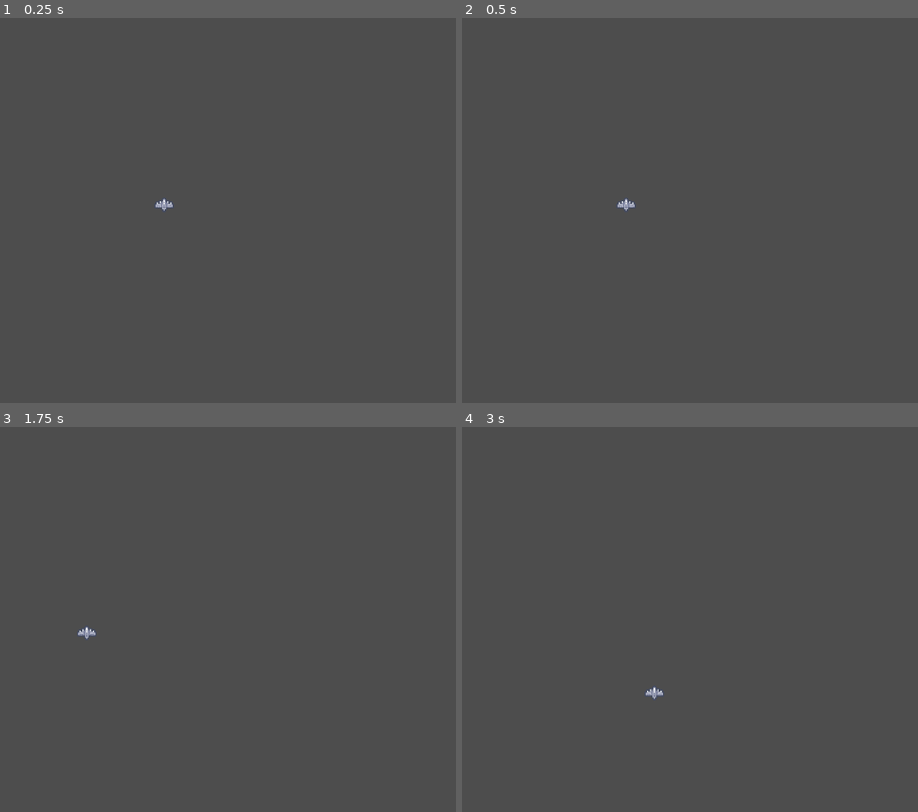
Above: before the commit, frames 1-4 (two rows, left to right).
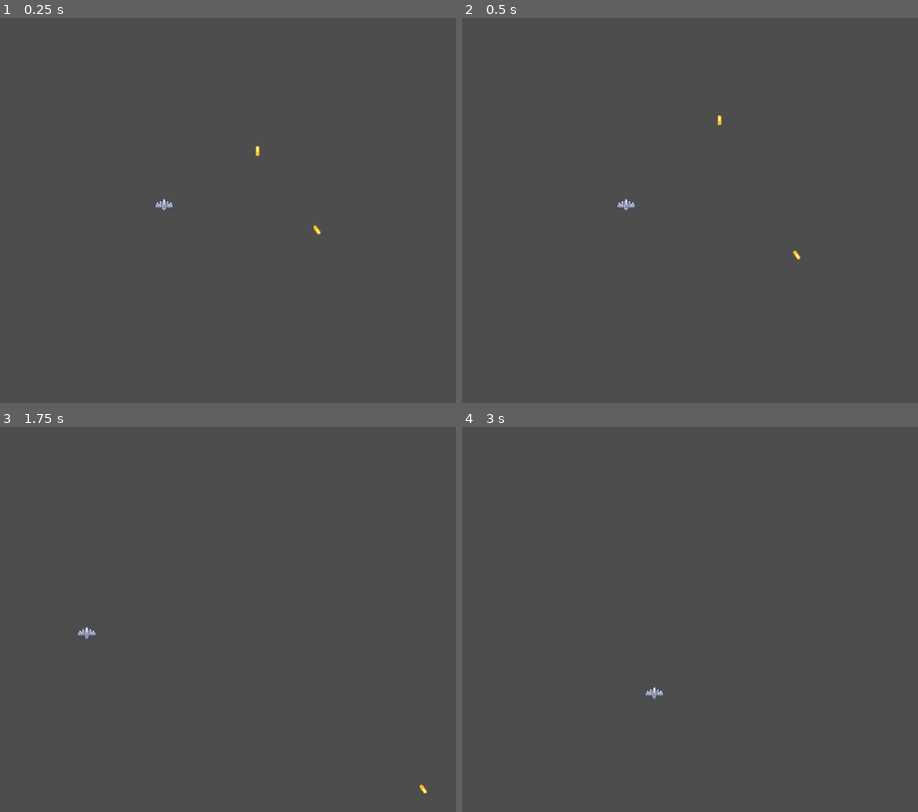
Above: after the commit, the same moments.

Repository: Trouperton/PIXELWINGS
Game: Godot game, scene res://Scenes/Test Scene.tscn
The game is run twice, just before and just after one commit, with the same random seed, the same clock (stepped at 60 frames per second) and the same inputs. The project has no main scene, so this scene is started directly.
Inputs (mouse positions are in pixels of both pictures, inside the frame that each line leads up to):
- Up to frame 1 (0.25 s): no input
- Up to frame 2 (0.5 s): no input
- Up to frame 3 (1.75 s): tap Enter at 0.5 s; move the mouse to (383, 592) at 0.52 s; click (383, 592) at 0.67 s; tap Space at 1.25 s; move the mouse to (86, 634) at 1.27 s; click (86, 634) at 1.42 s
- Up to frame 4 (3 s): tap Enter at 2 s; move the mouse to (762, 527) at 2.02 s; click (762, 527) at 2.17 s; tap Space at 2.75 s; move the mouse to (653, 692) at 2.77 s; click (653, 692) at 2.92 s

The runs differ from the first frame. In frame 1, less than 0.1% of the frame differs, in the area x 55-71%, y 33-57%; in frame 2, less than 0.1%; in frame 3, less than 0.1%; in frame 4, nothing differs.

Commit message:
Added movement to bullet
Added a script responsible for the movement of the bullet object in the game.

Diff:
--- a/Scenes/Prefabs/Bullet.tscn
+++ b/Scenes/Prefabs/Bullet.tscn
@@ -1,12 +1,14 @@
-[gd_scene load_steps=3 format=3 uid="uid://r6wjdi3pxouw"]
+[gd_scene load_steps=4 format=3 uid="uid://r6wjdi3pxouw"]
 
+[ext_resource type="Script" path="res://Scripts/Bullet.gd" id="1_muigr"]
 [ext_resource type="Texture2D" uid="uid://dcoqrgsqtfpra" path="res://Assets/Sprites/Objects/Projectiles/Bullet_1.tres" id="1_xdbxw"]
 
 [sub_resource type="CapsuleShape2D" id="CapsuleShape2D_8217m"]
 radius = 3.0
 height = 16.0
 
-[node name="Area2D" type="Area2D"]
+[node name="Bullet" type="Area2D"]
+script = ExtResource("1_muigr")
 
 [node name="Sprite2D" type="Sprite2D" parent="."]
 texture = ExtResource("1_xdbxw")
--- a/Scenes/Test Scene.tscn
+++ b/Scenes/Test Scene.tscn
@@ -1,8 +1,16 @@
-[gd_scene load_steps=2 format=3 uid="uid://duayu5ksdqvt6"]
+[gd_scene load_steps=3 format=3 uid="uid://duayu5ksdqvt6"]
 
 [ext_resource type="PackedScene" uid="uid://b1x50rpfnfopc" path="res://Scenes/Prefabs/Ships/Player.tscn" id="1_njrs5"]
+[ext_resource type="PackedScene" uid="uid://r6wjdi3pxouw" path="res://Scenes/Prefabs/Bullet.tscn" id="2_3802e"]
 
 [node name="Node2D" type="Node2D"]
 
 [node name="Player" parent="." instance=ExtResource("1_njrs5")]
 position = Vector2(472, 325)
+
+[node name="Bullet" parent="." instance=ExtResource("2_3802e")]
+position = Vector2(624, 287)
+
+[node name="Bullet2" parent="." instance=ExtResource("2_3802e")]
+position = Vector2(692, 325)
+rotation = 2.52724
--- /dev/null
+++ b/Scripts/Bullet.gd
@@ -0,0 +1,27 @@
+extends Area2D
+
+@export var speed : int = 200
+
+# Called when the node enters the scene tree for the first time.
+func _ready() -> void:
+	pass # Replace with function body.
+
+
+# Called every frame. 'delta' is the elapsed time since the previous frame.
+func _process(delta: float) -> void:
+	# Local Variables
+
+	# Main _process()
+	Movement(delta)
+
+func Movement(delta: float) -> void:
+	# Local Variables
+	var direction : Vector2
+
+	# Main Movement()
+	## This portion of the code calculates the movement direction vector
+	## based on the rotation of the bullet object
+	direction.x = cos((90 - rotation_degrees) * 3.14 / 180)
+	direction.y = -(cos(rotation_degrees * 3.14 / 180))
+
+	position += direction * speed * delta
